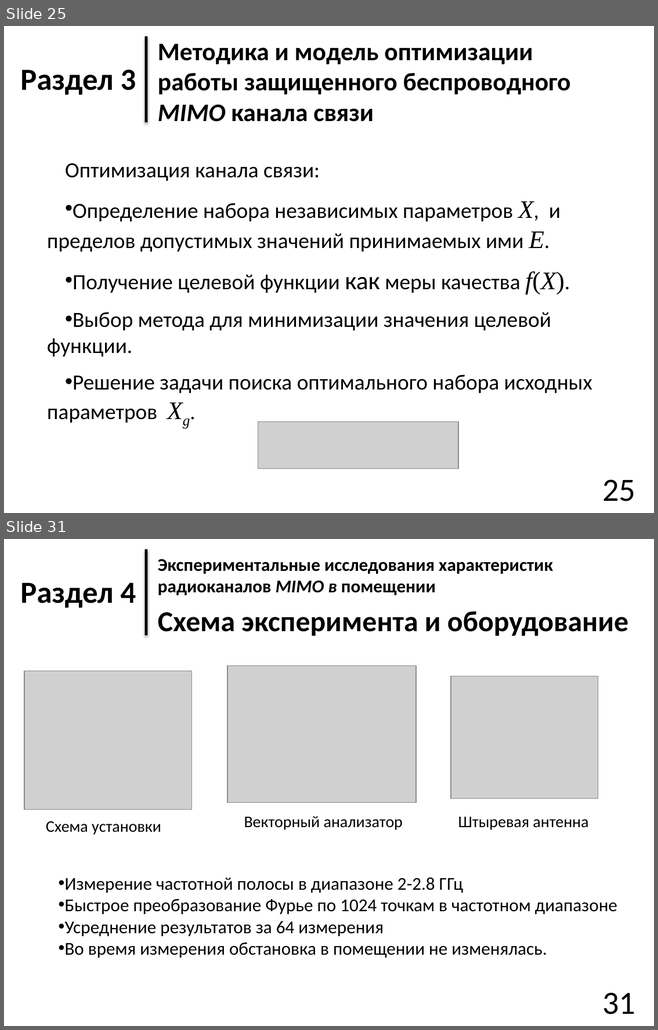
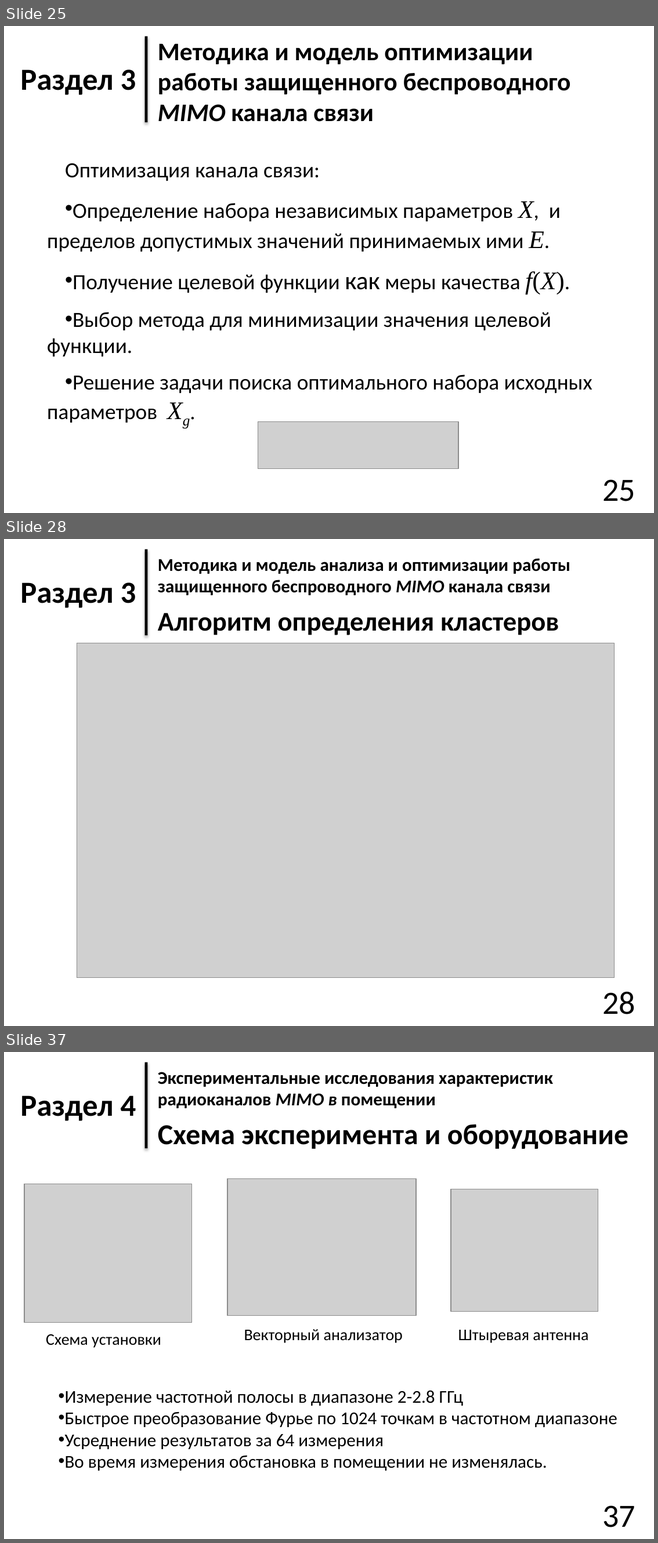
Before and after one commit to Teivaz/diss, a slide deck: Presentation/Презентация_8.pptx. Shown one above the other, each under a label of ours: slides 25 and 31 before the commit, slides 25, 28 and 37 after it; the slides between them are not shown. The pictures are 658x1030 and 658x1543 pixels, drawn with LibreOffice and Linux fonts; fonts in the diff are those of the drawing; grey boxes stand for pictures. Boxes give left, top, right and bottom in pixels: in the first picture for what was removed or moved away, otherwise in the second. Text is boxed around its words. In the diff, an @@ line names an element or a change of style, - is before the commit and + after.

Commit message:
added presentation updated presentation added pictures

```diff
--- a/Presentation/Презентация_8.pptx
+++ b/Presentation/Презентация_8.pptx
@@ slide 28 added at (x1=4, y1=539, x2=654, y2=1026), background #FFFFFF @@
@@ line added from (146, 549) to (146, 635), #000000 3 pt @@
@@ text added at (x1=158, y1=558, x2=570, y2=595), 20 pt, text #000000, bold @@
+Методика и модель анализа и оптимизации работы защищенного беспроводного MIMO канала связи
@@ text added at (x1=20, y1=583, x2=136, y2=608), 34 pt, text #000000, bold @@
+Раздел 3
@@ text added at (x1=158, y1=613, x2=558, y2=635), 30 pt, text #000000, bold @@
+Алгоритм определения кластеров
@@ picture added at (x1=76, y1=643, x2=614, y2=978) @@
@@ page number added at (x1=602, y1=991, x2=635, y2=1015), 36 pt, text #000000 @@
+28
@@ what was slide 31 is now slide 37 @@
@@ page number at (x1=602, y1=1506, x2=635, y2=1528): text changed @@
-31
+37
```
Also in this commit, not shown: 6 slides changed, 8 other slides added, 17 other files.
